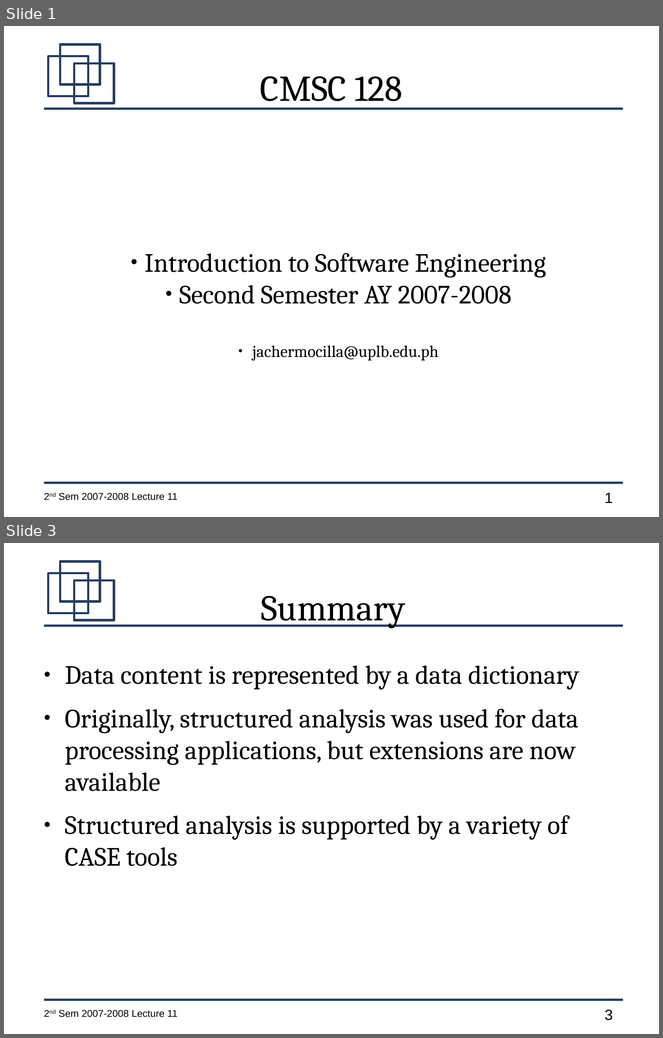
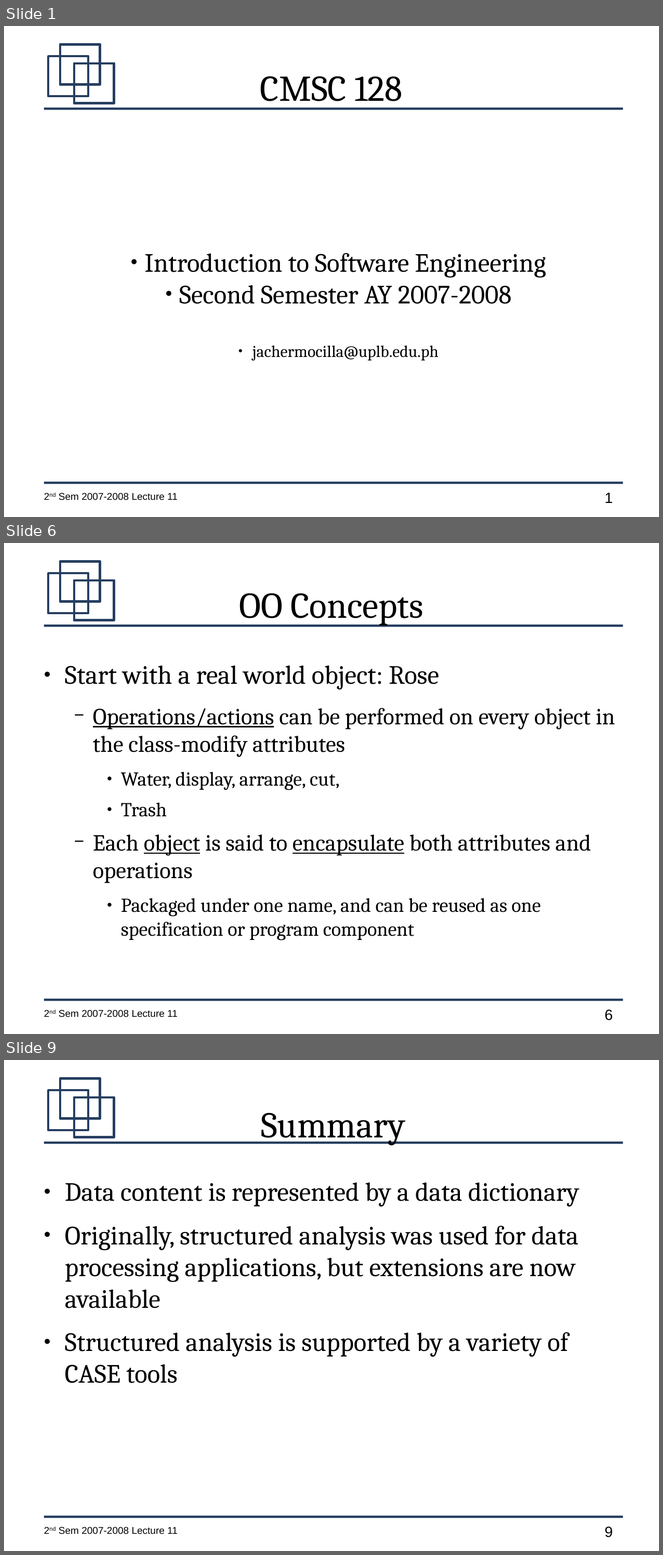
Before and after one commit to jachermocilla/jach-homepage, a slide deck: CMSC128-2nd-Sem-2007-L11.odp. Shown one above the other, each under a label of ours: slides 1 and 3 before the commit, slides 1, 6 and 9 after it; the slides between them are not shown. The pictures are 663x1038 and 663x1555 pixels, drawn with LibreOffice and Linux fonts; fonts in the diff are those of the drawing. Boxes give left, top, right and bottom in pixels: in the first picture for what was removed or moved away, otherwise in the second. Text is boxed around its words. In the diff, an @@ line names an element or a change of style, - is before the commit and + after.

```diff
--- a/CMSC128-2nd-Sem-2007-L11.odp
+++ b/CMSC128-2nd-Sem-2007-L11.odp
@@ slide 6 added at [4,543,659,1034], background #FFFFFF; not listed: 7 template elements that a slide beside it also shows @@
@@ title added at [240,593,424,626], 44 pt, text #000000 @@
+OO Concepts
@@ text added at [65,665,615,941], 28 pt, text #000000 @@
+● Start with a real world object: Rose
+  − Operations/actions can be performed on every object in the class-modify attributes
+    ● Water, display, arrange, cut,
+    ● Trash
+  − Each object is said to encapsulate both attributes and operations
+    ● Packaged under one name, and can be reused as one specification or program component
@@ what was slide 3 is now slide 9 @@
@@ page number at [605,1527,613,1538]: text changed @@
-3
+9
```
Also in this commit, not shown: 6 other slides added, 1 slide removed.
